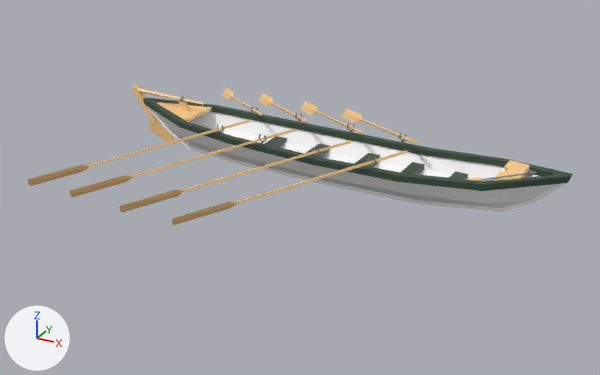
Before and after pictures for a commit that changed the Blender file Assets/Model/Boat.blend.
Rendered twice from a camera (50 mm lens) standing at (3.78, -8.2, 3.71) and looking at (-0.56, -0.31, -0.24). Lighting does not change. The marker at lower left points along +X, +Y and +Z. The older version comes first.
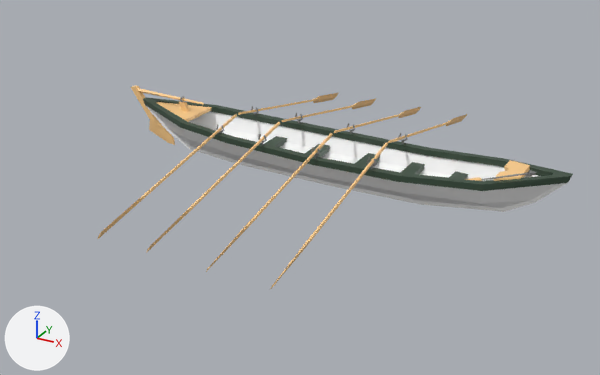
What differs and where, as boxes [x1, y1, x2, y2] in the pictures (600 x 375 px):
'Cube.006', turned
    before: [172, 150, 408, 225]
    after: [270, 143, 388, 289]
'Cube.007', turned
    before: [119, 141, 351, 213]
    after: [206, 133, 333, 272]
'Cube.008', turned
    before: [69, 129, 296, 198]
    after: [146, 122, 280, 253]
'Cube.009', turned
    before: [27, 120, 250, 186]
    after: [98, 114, 237, 239]
'Cube.005', turned
    before: [342, 109, 418, 144]
    after: [388, 114, 467, 143]
'Cube.004', turned
    before: [301, 101, 364, 134]
    after: [334, 107, 421, 133]
'Cube.003', turned
    before: [258, 93, 309, 123]
    after: [281, 98, 376, 122]
'Cube.002', turned
    before: [222, 88, 262, 116]
    after: [238, 93, 338, 115]

The change, as a list of edits to the scene's bpy script:
```text
Change ob_cube_002:
    ob_cube_002.rotation_euler: (0.598, 0.184, 2.339) -> (0.598, 0.184, 1.553)  # degrees (34, 11, 134) -> degrees (34, 11, 89)
Change ob_cube_003:
    ob_cube_003.rotation_euler: (0.598, 0.184, 2.339) -> (0.598, 0.184, 1.553)  # degrees (34, 11, 134) -> degrees (34, 11, 89)
Change ob_cube_004:
    ob_cube_004.rotation_euler: (0.598, 0.184, 2.339) -> (0.598, 0.184, 1.553)  # degrees (34, 11, 134) -> degrees (34, 11, 89)
Change ob_cube_005:
    ob_cube_005.rotation_euler: (0.598, 0.184, 2.339) -> (0.598, 0.184, 1.553)  # degrees (34, 11, 134) -> degrees (34, 11, 89)
Change ob_cube_006:
    ob_cube_006.rotation_euler: (-0.598, 0.184, 3.944) -> (-0.598, 0.184, 4.73)  # degrees (-34, 11, 226) -> degrees (-34, 11, 271)
Change ob_cube_007:
    ob_cube_007.rotation_euler: (-0.598, 0.184, 3.944) -> (-0.598, 0.184, 4.73)  # degrees (-34, 11, 226) -> degrees (-34, 11, 271)
Change ob_cube_008:
    ob_cube_008.rotation_euler: (-0.598, 0.184, 3.944) -> (-0.598, 0.184, 4.73)  # degrees (-34, 11, 226) -> degrees (-34, 11, 271)
Change ob_cube_009:
    ob_cube_009.rotation_euler: (-0.598, 0.184, 3.944) -> (-0.598, 0.184, 4.73)  # degrees (-34, 11, 226) -> degrees (-34, 11, 271)
```
